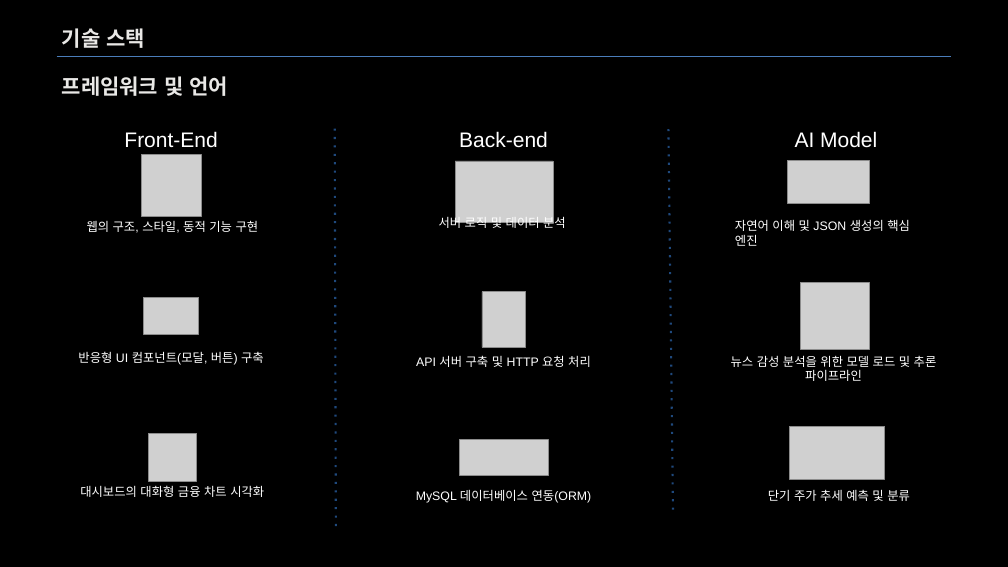
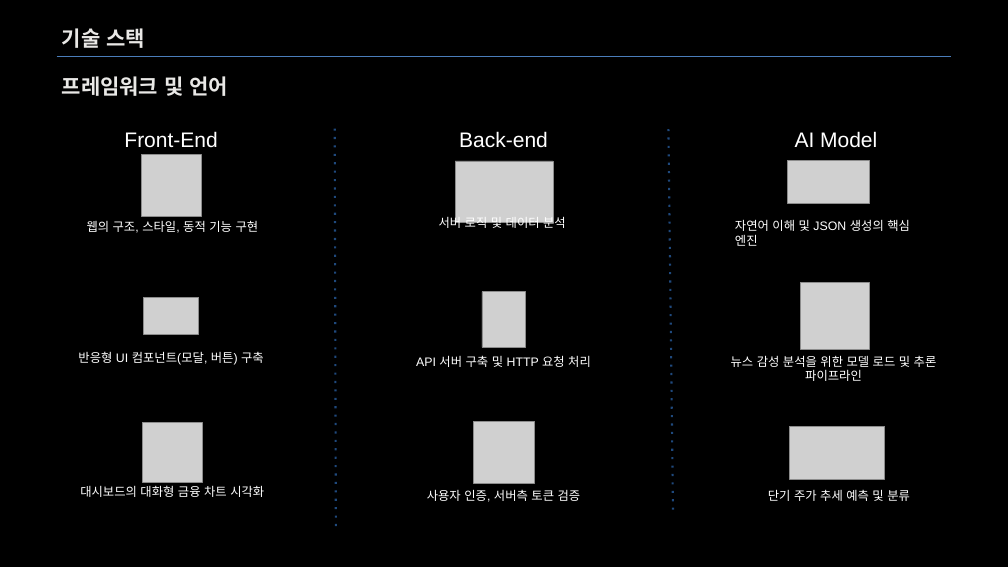
Before and after one commit to kfru5515/Stock_Dashboard, a slide deck: slide 10 of AskFin_AI 금융 대화형 금융 분석 플랫폼.pptx. Drawn at 1008x567 pixels with LibreOffice and Linux fonts; fonts in the diff are those of the drawing; grey boxes stand for pictures. Boxes give left, top, right and bottom in pixels: in the first picture for what was removed or moved away, otherwise in the second. Text is boxed around its words. In the diff, an @@ line names an element or a change of style, - is before the commit and + after.

```diff
--- a/AskFin_AI 금융 대화형 금융 분석 플랫폼.pptx
+++ b/AskFin_AI 금융 대화형 금융 분석 플랫폼.pptx
@@ picture: place and size @@
-picture at <box>148,433,196,481</box>
+picture at <box>143,423,202,482</box>
@@ picture removed at <box>459,439,548,475</box> @@
@@ picture added at <box>473,422,535,483</box> @@
@@ text at <box>427,489,581,502</box>: text changed @@
-MySQL 데이터베이스 연동(ORM)
+사용자 인증, 서버측 토큰 검증
```
Also in this commit, not shown: 14 other files.
